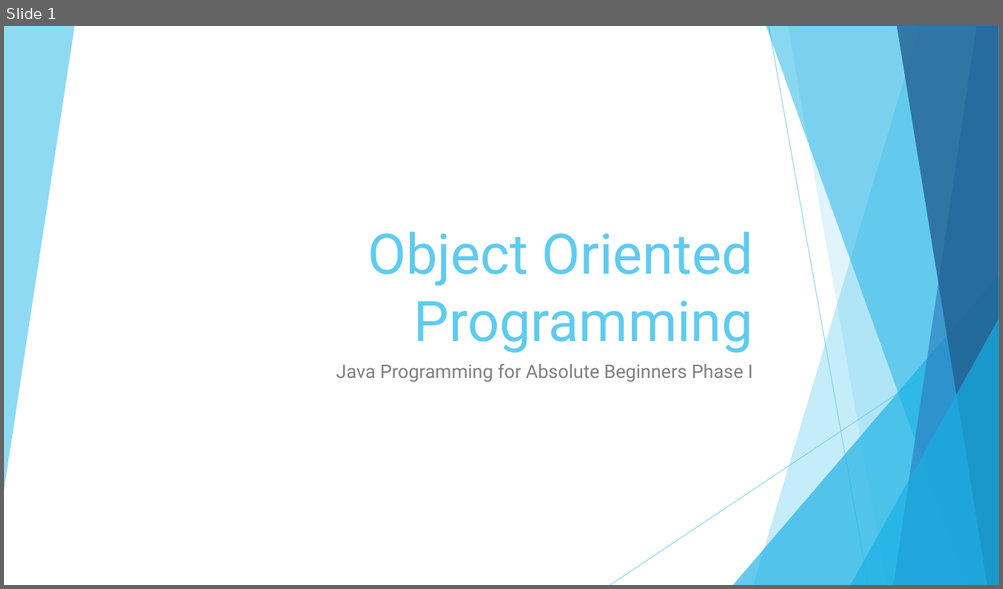
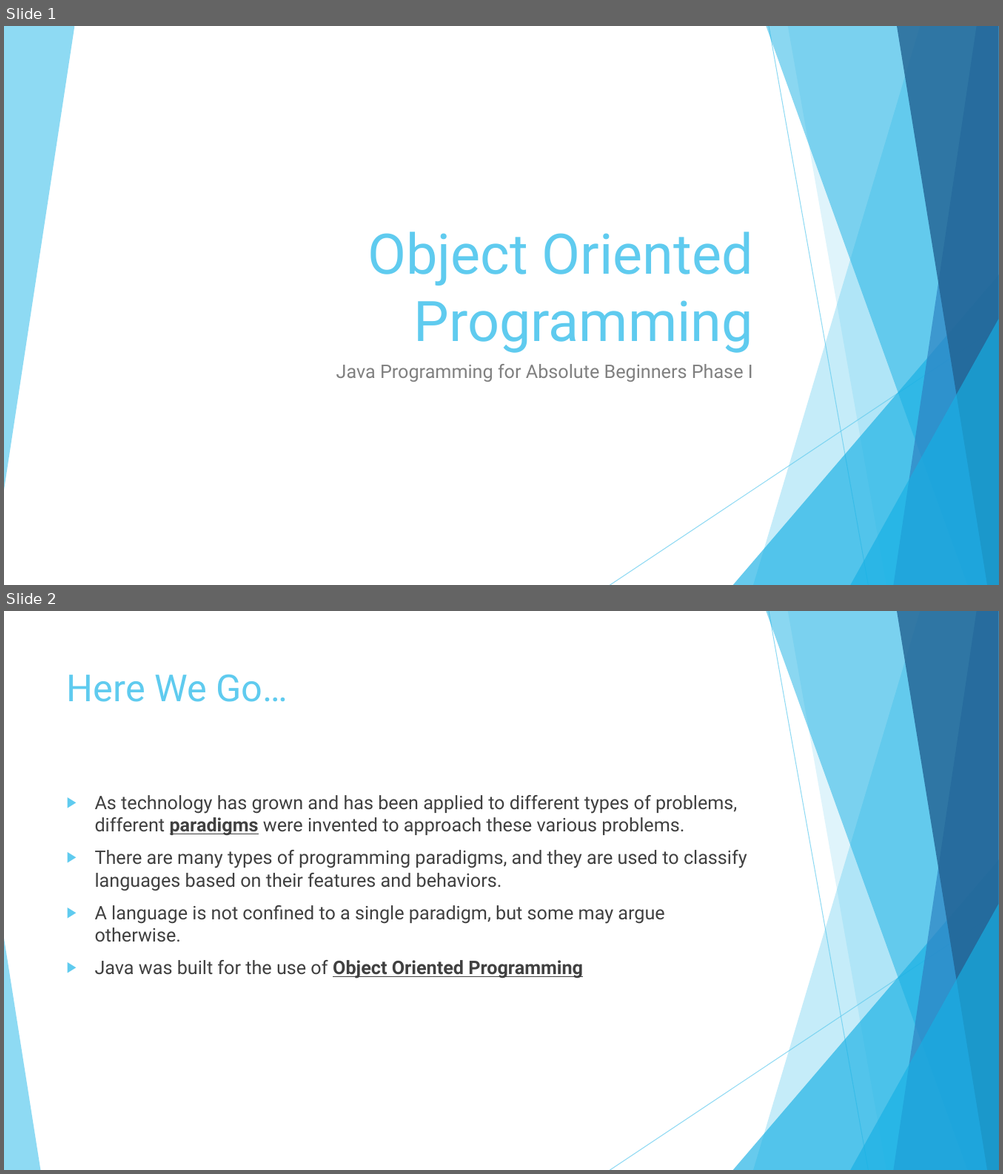
Before and after one commit to JoseRivas1998/Java-Game-Development-For-Absolute-Beginners, a slide deck: Slides/Lesson1.4.pptx. Shown one above the other, each under a label of ours: slide 1 before the commit, slides 1 and 2 after it. The pictures are 1003x589 and 1003x1174 pixels, drawn with LibreOffice and Linux fonts; fonts in the diff are those of the drawing. Boxes give left, top, right and bottom in pixels: in the first picture for what was removed or moved away, otherwise in the second. Text is boxed around its words. In the diff, an @@ line names an element or a change of style, - is before the commit and + after.

```diff
--- a/Slides/Lesson1.4.pptx
+++ b/Slides/Lesson1.4.pptx
@@ slide 2 added at [4,611,999,1170], background #FFFFFF; not listed: 9 template elements that a slide beside it also shows @@
@@ title added at [67,674,287,702], 36 pt, text #5FCBEF @@
+Here We Go…
@@ text added at [95,795,747,979], 18 pt, text #404040 @@
+▶ As technology has grown and has been applied to different types of problems, different paradigms were invented to approach these various problems.
+▶ There are many types of programming paradigms, and they are used to classify languages based on their features and behaviors.
+▶ A language is not confined to a single paradigm, but some may argue otherwise.
+▶ Java was built for the use of Object Oriented Programming
@@ triangle added at [4,939,40,1170], fill #5FCBEF at 70% opacity @@
```
Also in this commit, not shown: 5 other slides added, 1 slide removed, 2 other files.
